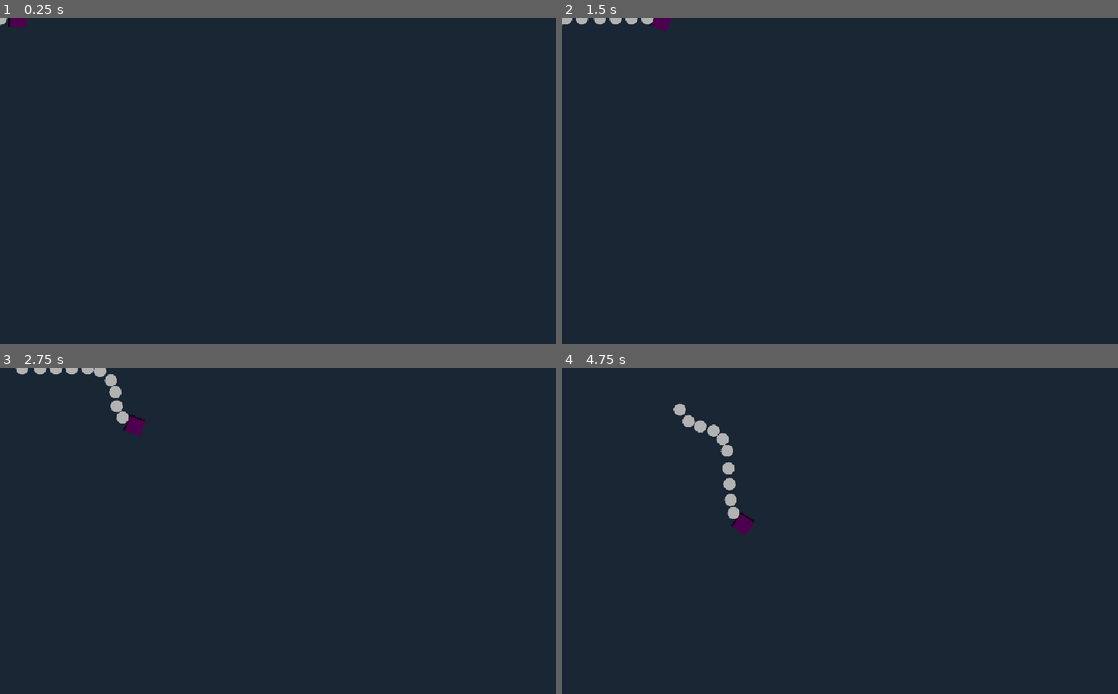
Above: before the commit, frames 1-4 (two rows, left to right).
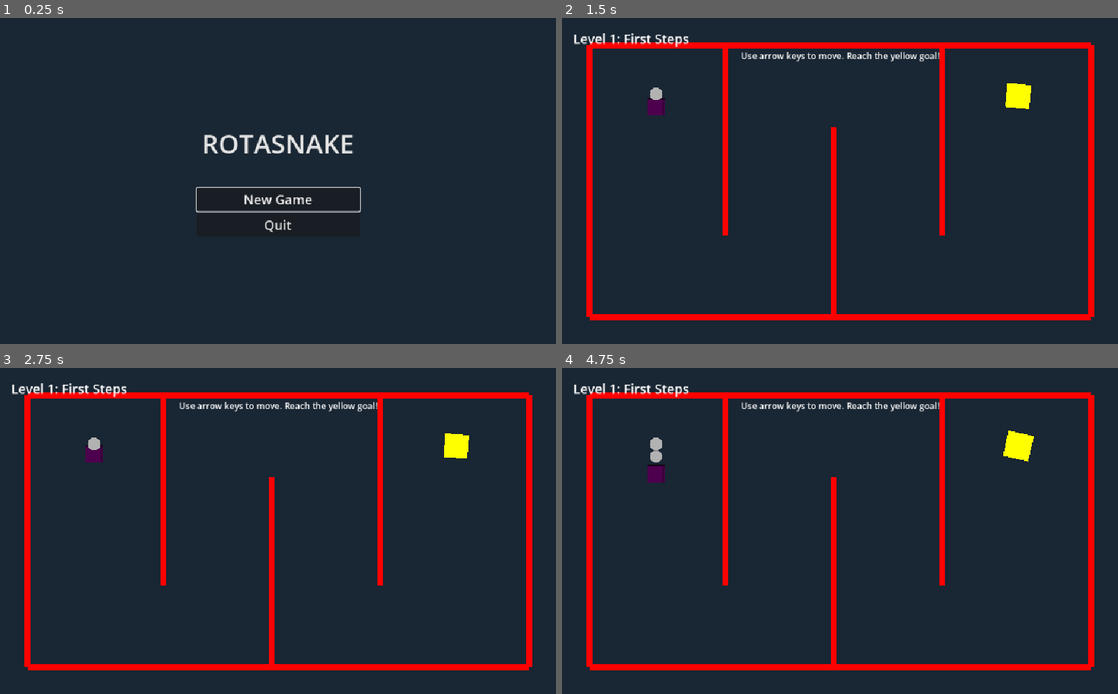
Above: after the commit, the same moments.

Repository: josephhagancreative/rotasnake
Game: Godot game, scene res://MainMenu.tscn
The game is run twice, just before and just after one commit, with the same random seed, the same clock (stepped at 60 frames per second) and the same inputs. Before the commit the project starts from res://Snake.tscn.
Inputs (mouse positions are in pixels of both pictures, inside the frame that each line leads up to):
- Up to frame 1 (0.25 s): no input
- Up to frame 2 (1.5 s): click (840, 200) at 0.5 s, where only the run after the commit has a clickable "New Game"; tap Enter (ui_accept) at 1.25 s; hold Right (ui_right) from 1.28 s (still down); hold Space (ui_select) from 1.28 s (still down)
- Up to frame 3 (2.75 s): tap Enter (ui_accept) at 1.52, 1.55, 1.82, 2.1, 2.27, 2.57 s; release Right (ui_right) at 2.03 s; release Space (ui_select) at 2.03 s; hold Left (ui_left) from 2.03 s (still down); tap Space (ui_select) at 2.3 s
- Up to frame 4 (4.75 s): release Left (ui_left) at 2.78 s; hold Right (ui_right) 2.78-3.53 s; hold Space (ui_select) 2.78-3.53 s; tap Enter (ui_accept) at 3.05, 3.77, 4.07 s; hold Up (ui_up) 3.53-4.28 s; tap Space (ui_select) at 3.6 s; hold Left (ui_left) from 4.28 s (still down); hold Enter (ui_accept) from 4.28 s (still down)

The runs differ from the first frame. In frame 1, 1.5% of the frame differs, in the area x 0-65%, y 0-66%; in frame 2, 8.6%; in frame 3, 8.8%; in frame 4, 9.1%, in the area x 2-96%, y 4-93%.

Commit message:
update game size

Diff:
--- a/BaseLevel.gd
+++ b/BaseLevel.gd
@@ -84,29 +84,55 @@
 
 		# Visual feedback
 		goal.modulate = Color(0, 1, 0, 1)
-		hint_label.text = "Level Complete!"
-		hint_label.modulate.a = 1.0
+
+		# Show level complete message
+		if GameManager.current_level < GameManager.total_levels:
+			hint_label.text = "🎉 Level Complete! 🎉\nPress SPACE for next level"
+		else:
+			hint_label.text = "🎉 Game Complete! 🎉\nPress SPACE to return to menu"
+
+		hint_label.modulate = Color(0, 1, 0, 1.0)  # Green color for success
 
 func _input(event):
 	if event.is_action_pressed("ui_select") or event.is_action_pressed("ui_accept"):  # Space/Enter
-		# Clean up tweens before restarting
-		if death_tween:
-			death_tween.kill()
-			death_tween = null
-		if snake_instance and snake_instance.has_method("cleanup"):
-			snake_instance.cleanup()
+		# Check if level is completed and awaiting next level
+		if GameManager.awaiting_next_level:
+			# Clean up tweens before advancing
+			if death_tween:
+				death_tween.kill()
+				death_tween = null
+			if snake_instance and snake_instance.has_method("cleanup"):
+				snake_instance.cleanup()
 
-		# Clean up all moving obstacles
-		var obstacles = get_tree().get_nodes_in_group("moving_obstacles")
-		for obstacle in obstacles:
-			if obstacle.has_method("cleanup"):
-				obstacle.cleanup()
+			# Clean up all moving obstacles
+			var obstacles = get_tree().get_nodes_in_group("moving_obstacles")
+			for obstacle in obstacles:
+				if obstacle.has_method("cleanup"):
+					obstacle.cleanup()
 
-		# Add small delay to ensure all cleanup is complete
-		await get_tree().process_frame
-		GameManager.restart_current_level()
+			# Add small delay to ensure all cleanup is complete
+			await get_tree().process_frame
+			GameManager.advance_to_next_level()
+		else:
+			# Restart current level if dead
+			# Clean up tweens before restarting
+			if death_tween:
+				death_tween.kill()
+				death_tween = null
+			if snake_instance and snake_instance.has_method("cleanup"):
+				snake_instance.cleanup()
+
+			# Clean up all moving obstacles
+			var obstacles = get_tree().get_nodes_in_group("moving_obstacles")
+			for obstacle in obstacles:
+				if obstacle.has_method("cleanup"):
+					obstacle.cleanup()
+
+			# Add small delay to ensure all cleanup is complete
+			await get_tree().process_frame
+			GameManager.restart_current_level()
 	elif event.is_action_pressed("ui_cancel"):  # Escape
-		get_tree().quit()
+		GameManager.return_to_main_menu()
 
 # Override in child levels to add moving obstacles
 func _physics_process(delta):
--- a/GameManager.gd
+++ b/GameManager.gd
@@ -4,8 +4,10 @@
 var current_level = 1
 var total_levels = 10
 var level_completed = false
+var awaiting_next_level = false
 
-# Level scenes paths
+# Scene paths
+var main_menu_scene = "res://MainMenu.tscn"
 var level_scenes = {
 	1: "res://levels/Level1.tscn",
 	2: "res://levels/Level2.tscn",
@@ -28,19 +30,36 @@
 
 func complete_level():
 	level_completed = true
+	awaiting_next_level = true
 
-	# Wait a moment then load next level
-	await get_tree().create_timer(1.0).timeout
+func restart_current_level():
+	awaiting_next_level = false
+	level_completed = false
+	get_tree().reload_current_scene()
+
+func start_new_game():
+	current_level = 1
+	level_completed = false
+	awaiting_next_level = false
+	load_level(1)
+
+func advance_to_next_level():
+	if not awaiting_next_level:
+		return
+
+	awaiting_next_level = false
 
 	if current_level < total_levels:
 		load_level(current_level + 1)
 	else:
-		# Return to level 1 for now
-		load_level(1)
+		# Game completed, return to main menu
+		return_to_main_menu()
 
-func restart_current_level():
-	get_tree().reload_current_scene()
+func return_to_main_menu():
+	current_level = 1
+	level_completed = false
+	awaiting_next_level = false
+	get_tree().change_scene_to_file(main_menu_scene)
 
 func _ready():
-	# Start from level 1
 	process_mode = Node.PROCESS_MODE_ALWAYS
--- a/Goal.gd
+++ b/Goal.gd
@@ -1,7 +1,7 @@
 extends Area2D
 class_name Goal
 
-@onready var sprite = $Sprite2D
+@onready var color_rect = $ColorRect
 @onready var collision = $CollisionShape2D
 
 var time = 0.0
@@ -11,9 +11,6 @@
 	collision_layer = 32  # Layer 6
 	collision_mask = 1    # Detect layer 1 (snake head)
 
-	# Make it visible
-	modulate = Color(1, 1, 0, 1)  # Yellow
-
 func _process(delta):
 	time += delta
 	# Simple pulsing animation
--- a/Goal.tscn
+++ b/Goal.tscn
@@ -1,11 +1,8 @@
-[gd_scene load_steps=4 format=3 uid="uid://dkuo3dr0qemao"]
+[gd_scene load_steps=3 format=3 uid="uid://dkuo3dr0qemao"]
 
 [ext_resource type="Script" uid="uid://spt1n08pefw3" path="res://Goal.gd" id="1"]
 
 [sub_resource type="RectangleShape2D" id="RectangleShape2D_1"]
-size = Vector2(40, 40)
-
-[sub_resource type="PlaceholderTexture2D" id="PlaceholderTexture2D_1"]
 size = Vector2(40, 40)
 
 [node name="Goal" type="Area2D"]
@@ -14,5 +11,9 @@
 [node name="CollisionShape2D" type="CollisionShape2D" parent="."]
 shape = SubResource("RectangleShape2D_1")
 
-[node name="Sprite2D" type="Sprite2D" parent="."]
-texture = SubResource("PlaceholderTexture2D_1")
+[node name="ColorRect" type="ColorRect" parent="."]
+offset_left = -20.0
+offset_top = -20.0
+offset_right = 20.0
+offset_bottom = 20.0
+color = Color(1, 1, 0, 1)
--- /dev/null
+++ b/MainMenu.gd
@@ -0,0 +1,25 @@
+extends Control
+class_name MainMenu
+
+@onready var title_label = $VBoxContainer/TitleLabel
+@onready var new_game_button = $VBoxContainer/NewGameButton
+@onready var quit_button = $VBoxContainer/QuitButton
+
+func _ready():
+	# Connect button signals
+	new_game_button.pressed.connect(_on_new_game_pressed)
+	quit_button.pressed.connect(_on_quit_pressed)
+
+	# Focus the new game button by default
+	new_game_button.grab_focus()
+
+func _on_new_game_pressed():
+	GameManager.start_new_game()
+
+func _on_quit_pressed():
+	get_tree().quit()
+
+func _input(event):
+	# Allow ESC to quit from main menu
+	if event.is_action_pressed("ui_cancel"):
+		get_tree().quit()
--- /dev/null
+++ b/MainMenu.tscn
@@ -0,0 +1,50 @@
+[gd_scene load_steps=2 format=3 uid="uid://b8ejn8l5cjg7f"]
+
+[ext_resource type="Script" path="res://MainMenu.gd" id="1_3s4e8"]
+
+[node name="MainMenu" type="Control"]
+layout_mode = 3
+anchors_preset = 15
+anchor_right = 1.0
+anchor_bottom = 1.0
+script = ExtResource("1_3s4e8")
+
+[node name="Background" type="ColorRect" parent="."]
+layout_mode = 1
+anchors_preset = 15
+anchor_right = 1.0
+anchor_bottom = 1.0
+color = Color(0.1, 0.15, 0.2, 1)
+
+[node name="VBoxContainer" type="VBoxContainer" parent="."]
+layout_mode = 1
+anchors_preset = 8
+anchor_left = 0.5
+anchor_top = 0.5
+anchor_right = 0.5
+anchor_bottom = 0.5
+offset_left = -150.0
+offset_top = -100.0
+offset_right = 150.0
+offset_bottom = 100.0
+
+[node name="TitleLabel" type="Label" parent="VBoxContainer"]
+layout_mode = 2
+theme_override_colors/font_color = Color(0.9, 0.9, 0.9, 1)
+theme_override_font_sizes/font_size = 48
+text = "ROTASNAKE"
+horizontal_alignment = 1
+
+[node name="HSeparator" type="HSeparator" parent="VBoxContainer"]
+layout_mode = 2
+theme_override_constants/separation = 40
+
+[node name="NewGameButton" type="Button" parent="VBoxContainer"]
+layout_mode = 2
+theme_override_font_sizes/font_size = 24
+text = "New Game"
+
+[node name="QuitButton" type="Button" parent="VBoxContainer"]
+layout_mode = 2
+theme_override_font_sizes/font_size = 24
+text = "Quit"
--- a/levels/Level3.tscn
+++ b/levels/Level3.tscn
@@ -14,42 +14,46 @@
 rotation = 1.57079
 
 [node name="WallTop" parent="." index="5" instance=ExtResource("4_levelwall")]
-position = Vector2(512.0, 50.0)
+position = Vector2(512, 50)
 wall_length = 924.0
-wall_rotation = 0.0
 
 [node name="WallBottom" parent="." index="6" instance=ExtResource("4_levelwall")]
-position = Vector2(512.0, 550.0)
+position = Vector2(512, 550)
 wall_length = 924.0
-wall_rotation = 0.0
 
 [node name="WallLeft" parent="." index="7" instance=ExtResource("4_levelwall")]
-position = Vector2(50.0, 300.0)
+position = Vector2(50, 300)
+rotation = 1.5708
 wall_length = 500.0
 wall_rotation = 90.0
 
 [node name="WallRight" parent="." index="8" instance=ExtResource("4_levelwall")]
-position = Vector2(974.0, 300.0)
+position = Vector2(974, 300)
+rotation = 1.5708
 wall_length = 500.0
 wall_rotation = 90.0
 
 [node name="WallLeftGap1" parent="." index="9" instance=ExtResource("4_levelwall")]
-position = Vector2(300.0, 150.0)
+position = Vector2(300, 150)
+rotation = 1.5708
 wall_length = 200.0
 wall_rotation = 90.0
 
 [node name="WallLeftGap2" parent="." index="10" instance=ExtResource("4_levelwall")]
-position = Vector2(300.0, 450.0)
+position = Vector2(300, 450)
+rotation = 1.5708
 wall_length = 200.0
 wall_rotation = 90.0
 
 [node name="WallRightGap1" parent="." index="11" instance=ExtResource("4_levelwall")]
-position = Vector2(700.0, 150.0)
+position = Vector2(700, 150)
+rotation = 1.5708
 wall_length = 200.0
 wall_rotation = 90.0
 
 [node name="WallRightGap2" parent="." index="12" instance=ExtResource("4_levelwall")]
-position = Vector2(700.0, 450.0)
+position = Vector2(700, 450)
+rotation = 1.5708
 wall_length = 200.0
 wall_rotation = 90.0
 
--- a/levels/Level4.tscn
+++ b/levels/Level4.tscn
@@ -16,96 +16,94 @@
 rotation = 1.5708
 
 [node name="WallTop" parent="." index="5" instance=ExtResource("4_levelwall")]
-position = Vector2(512.0, 50.0)
+position = Vector2(512, 50)
 wall_length = 924.0
-wall_rotation = 0.0
 
 [node name="WallBottom" parent="." index="6" instance=ExtResource("4_levelwall")]
-position = Vector2(512.0, 550.0)
+position = Vector2(512, 550)
 wall_length = 924.0
-wall_rotation = 0.0
 
 [node name="WallLeft" parent="." index="7" instance=ExtResource("4_levelwall")]
-position = Vector2(50.0, 300.0)
+position = Vector2(50, 300)
+rotation = 1.5708
 wall_length = 500.0
 wall_rotation = 90.0
 
 [node name="WallRight" parent="." index="8" instance=ExtResource("4_levelwall")]
-position = Vector2(974.0, 300.0)
+position = Vector2(974, 300)
+rotation = 1.5708
 wall_length = 500.0
 wall_rotation = 90.0
 
 [node name="ZigzagWall1" parent="." index="9" instance=ExtResource("4_levelwall")]
-position = Vector2(200.0, 200.0)
+position = Vector2(200, 200)
+rotation = 1.5708
 wall_length = 300.0
 wall_rotation = 90.0
 
 [node name="ZigzagConnector1" parent="." index="10" instance=ExtResource("4_levelwall")]
-position = Vector2(300.0, 350.0)
+position = Vector2(300, 350)
 wall_length = 200.0
-wall_rotation = 0.0
 
 [node name="ZigzagWall2" parent="." index="11" instance=ExtResource("4_levelwall")]
-position = Vector2(400.0, 250.0)
+position = Vector2(400, 250)
+rotation = 1.5708
 wall_length = 200.0
 wall_rotation = 90.0
 
 [node name="ZigzagConnector2" parent="." index="12" instance=ExtResource("4_levelwall")]
-position = Vector2(500.0, 150.0)
+position = Vector2(500, 150)
 wall_length = 200.0
-wall_rotation = 0.0
 
 [node name="ZigzagWall3" parent="." index="13" instance=ExtResource("4_levelwall")]
-position = Vector2(600.0, 300.0)
+position = Vector2(600, 300)
+rotation = 1.5708
 wall_length = 300.0
 wall_rotation = 90.0
 
 [node name="ZigzagConnector3" parent="." index="14" instance=ExtResource("4_levelwall")]
-position = Vector2(700.0, 450.0)
+position = Vector2(700, 450)
 wall_length = 200.0
-wall_rotation = 0.0
 
 [node name="ZigzagWall4" parent="." index="15" instance=ExtResource("4_levelwall")]
-position = Vector2(800.0, 350.0)
-wall_length = 200.0
+position = Vector2(800, 368)
+rotation = 1.5708
+wall_length = 175.0
 wall_rotation = 90.0
 
 [node name="BottomPassage" parent="." index="16" instance=ExtResource("4_levelwall")]
-position = Vector2(300.0, 450.0)
+position = Vector2(300, 450)
 wall_length = 200.0
-wall_rotation = 0.0
 
 [node name="BottomConnector" parent="." index="17" instance=ExtResource("4_levelwall")]
-position = Vector2(400.0, 500.0)
-wall_length = 100.0
+position = Vector2(400, 500)
+rotation = 1.5708
 wall_rotation = 90.0
 
 [node name="TopPassage" parent="." index="18" instance=ExtResource("4_levelwall")]
-position = Vector2(600.0, 75.0)
-wall_length = 50.0
+position = Vector2(600, 61)
+rotation = 1.5708
+wall_length = 25.0
 wall_rotation = 90.0
 
 [node name="FinalTopWall" parent="." index="19" instance=ExtResource("4_levelwall")]
-position = Vector2(800.0, 125.0)
+position = Vector2(800, 125)
+rotation = 1.5708
 wall_length = 150.0
 wall_rotation = 90.0
 
 [node name="EntryConstriction" parent="." index="20" instance=ExtResource("4_levelwall")]
-position = Vector2(175.0, 200.0)
+position = Vector2(175, 200)
 wall_length = 50.0
-wall_rotation = 0.0
 
 [node name="MidObstacle" parent="." index="21" instance=ExtResource("4_levelwall")]
-position = Vector2(325.0, 250.0)
+position = Vector2(325, 250)
 wall_length = 50.0
-wall_rotation = 0.0
 
 [node name="TightSpot" parent="." index="22" instance=ExtResource("4_levelwall")]
-position = Vector2(525.0, 300.0)
+position = Vector2(525, 300)
 wall_length = 50.0
-wall_rotation = 0.0
 
 [node name="GoalObstacle" parent="." index="23" instance=ExtResource("4_levelwall")]
-position = Vector2(725.0, 200.0)
+position = Vector2(725, 200)
 wall_length = 50.0
-wall_rotation = 0.0
--- a/project.godot
+++ b/project.godot
@@ -11,7 +11,7 @@
 [application]
 
 config/name="Rotasnake"
-run/main_scene="res://Snake.tscn"
+run/main_scene="res://MainMenu.tscn"
 config/features=PackedStringArray("4.4", "GL Compatibility")
 config/icon="res://icon.svg"
 
@@ -27,7 +27,9 @@
 
 window/size/viewport_width=1024
 window/size/viewport_height=600
+window/size/resizable=true
 window/stretch/mode="canvas_items"
+window/stretch/aspect="keep"
 
 [input]
 
Not shown, added: MainMenu.gd.uid
